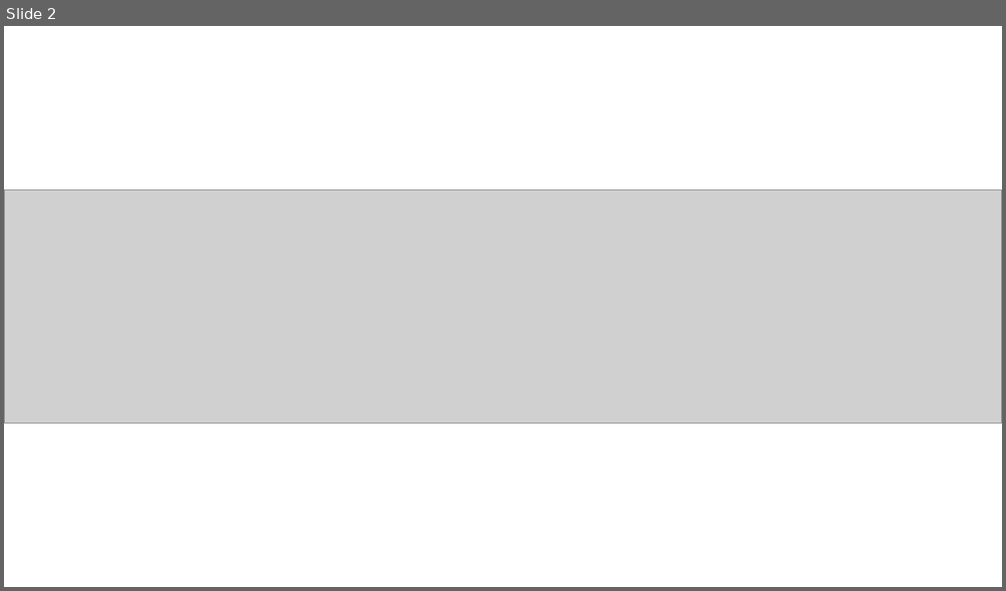
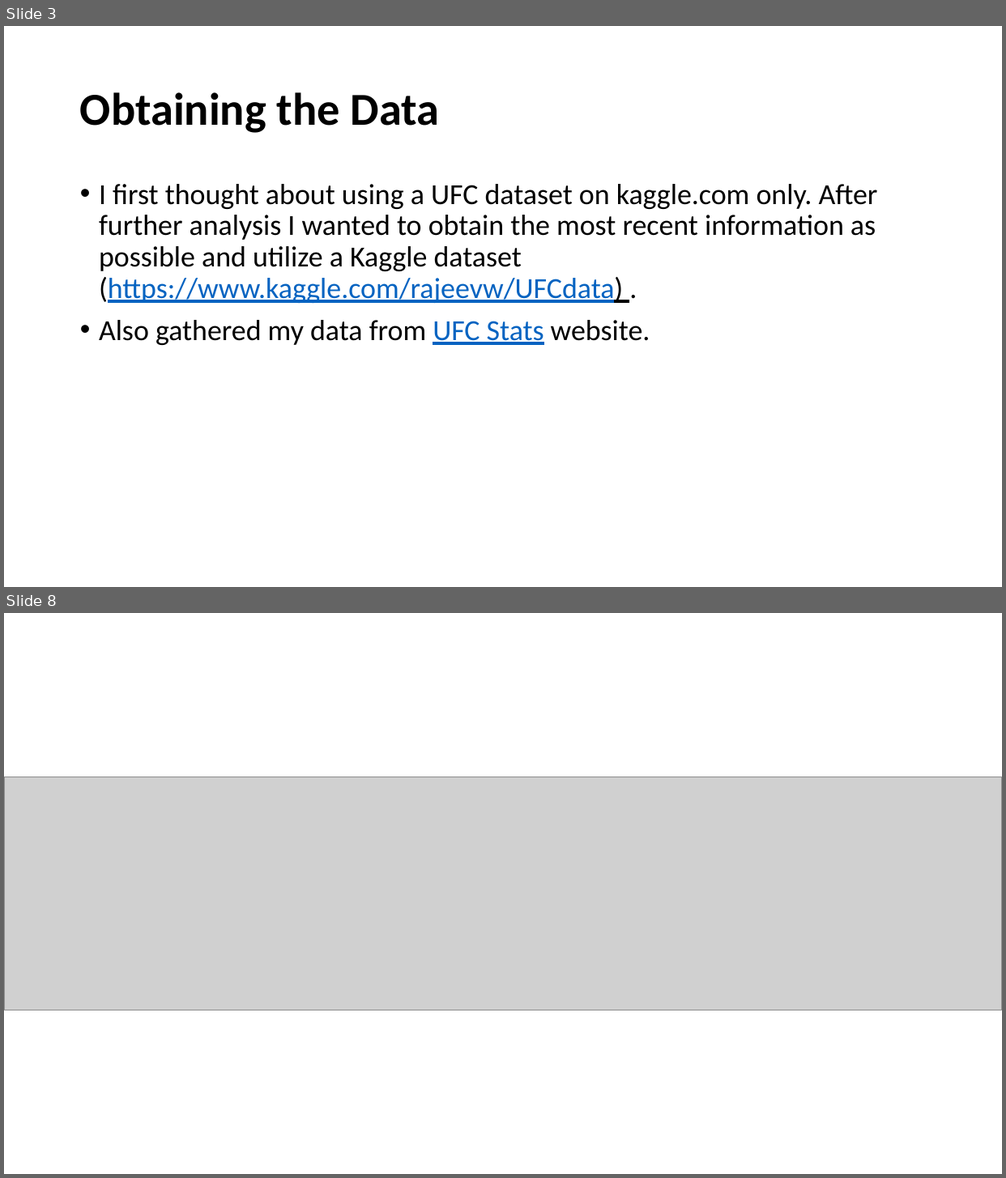
Before and after one commit to Rich-Hamilton88/machine_learning_project, a slide deck: Machine Learning Project/UFC.pptx. Shown one above the other, each under a label of ours: slide 2 before the commit, slides 3 and 8 after it; the slides between them are not shown. The pictures are 1006x591 and 1006x1178 pixels, drawn with LibreOffice and Linux fonts; fonts in the diff are those of the drawing; grey boxes stand for pictures. Boxes give left, top, right and bottom in pixels: in the first picture for what was removed or moved away, otherwise in the second. Text is boxed around its words. In the diff, an @@ line names an element or a change of style, - is before the commit and + after.

```diff
--- a/Machine Learning Project/UFC.pptx
+++ b/Machine Learning Project/UFC.pptx
@@ slide 3 added at [4, 26, 1002, 587], background #FFFFFF @@
@@ title added at [80, 92, 440, 133], 44 pt, text #000000, bold @@
+Obtaining the Data
@@ text added at [99, 184, 878, 345], 28 pt, text #000000 @@
+• I first thought about using a UFC dataset on kaggle.com only. After further analysis I wanted to obtain the most recent information as possible and utilize a Kaggle dataset (https://www.kaggle.com/rajeevw/UFCdata) .
+• Also gathered my data from UFC Stats website.
@@ what was slide 2 is now slide 8 @@
```
Also in this commit, not shown: 1 slide changed, 8 other slides added.
